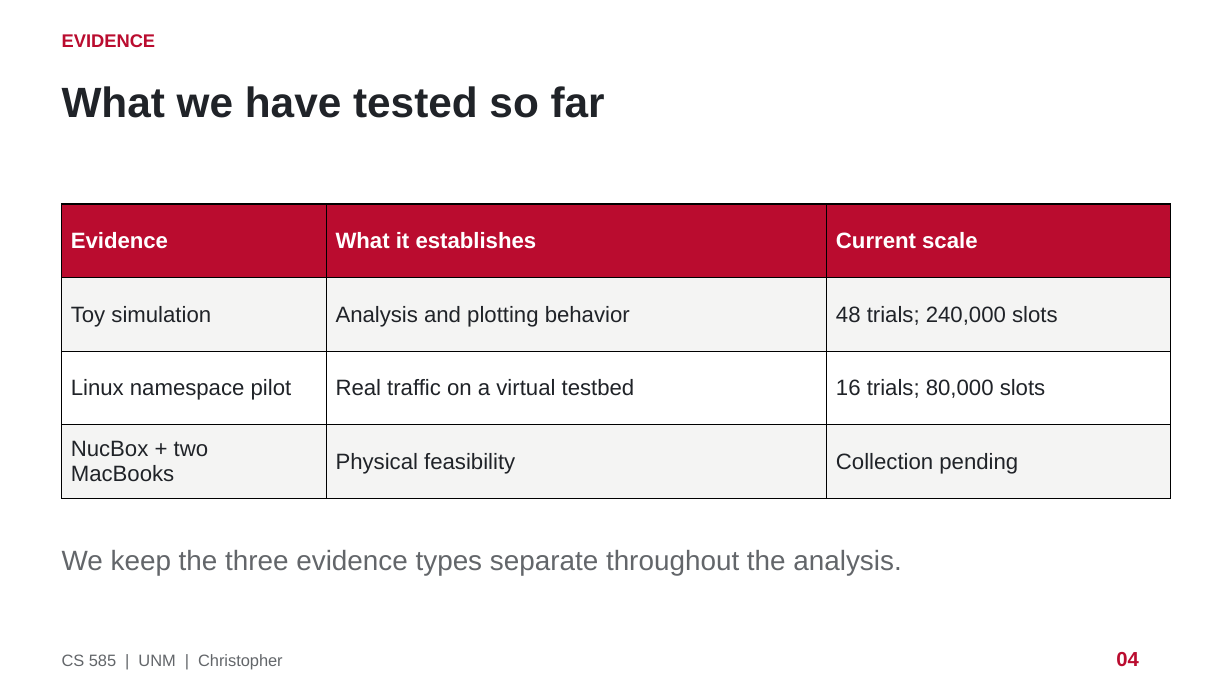
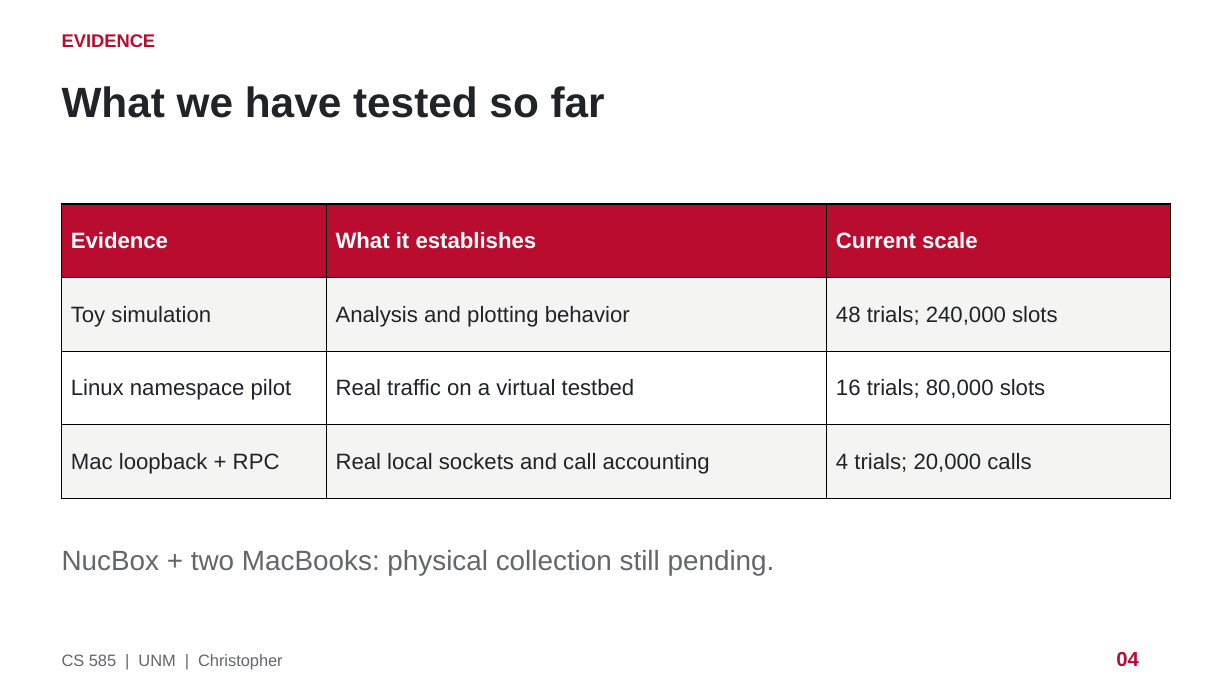
Before and after one commit to srgangaram-swe/networks_project, a slide deck: slide 4 of deliverables/project-presentation-reviewed.pptx. Drawn at 1232x693 pixels with LibreOffice and Linux fonts; fonts in the diff are those of the drawing. Boxes give left, top, right and bottom in pixels: in the first picture for what was removed or moved away, otherwise in the second. Text is boxed around its words. In the diff, an @@ line names an element or a change of style, - is before the commit and + after.

Commit message:
Publish loopback evidence and update the report and slides

```diff
--- a/deliverables/project-presentation-reviewed.pptx
+++ b/deliverables/project-presentation-reviewed.pptx
@@ table at box(62, 204, 1171, 499) @@
-row 4: NucBox + two MacBooks | Physical feasibility | Collection pending
+row 4: Mac loopback + RPC | Real local sockets and call accounting | 4 trials; 20,000 calls
@@ text at box(62, 550, 775, 576): text changed @@
-We keep the three evidence types separate throughout the analysis.
+NucBox + two MacBooks: physical collection still pending.
```
Also in this commit, not shown: 2 other slides changed, 1 slide added, 1 slide removed, 34 other files.
